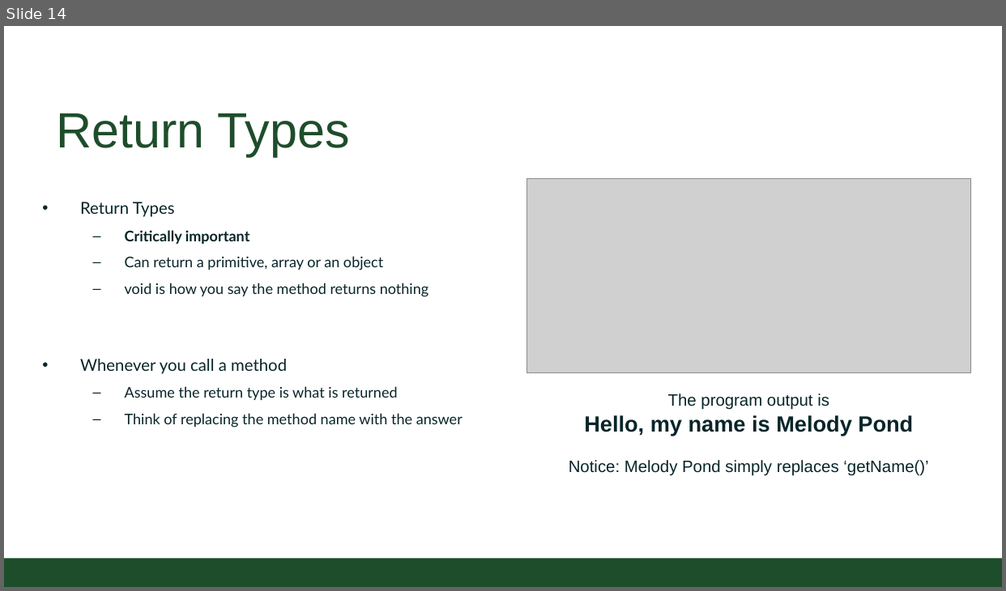
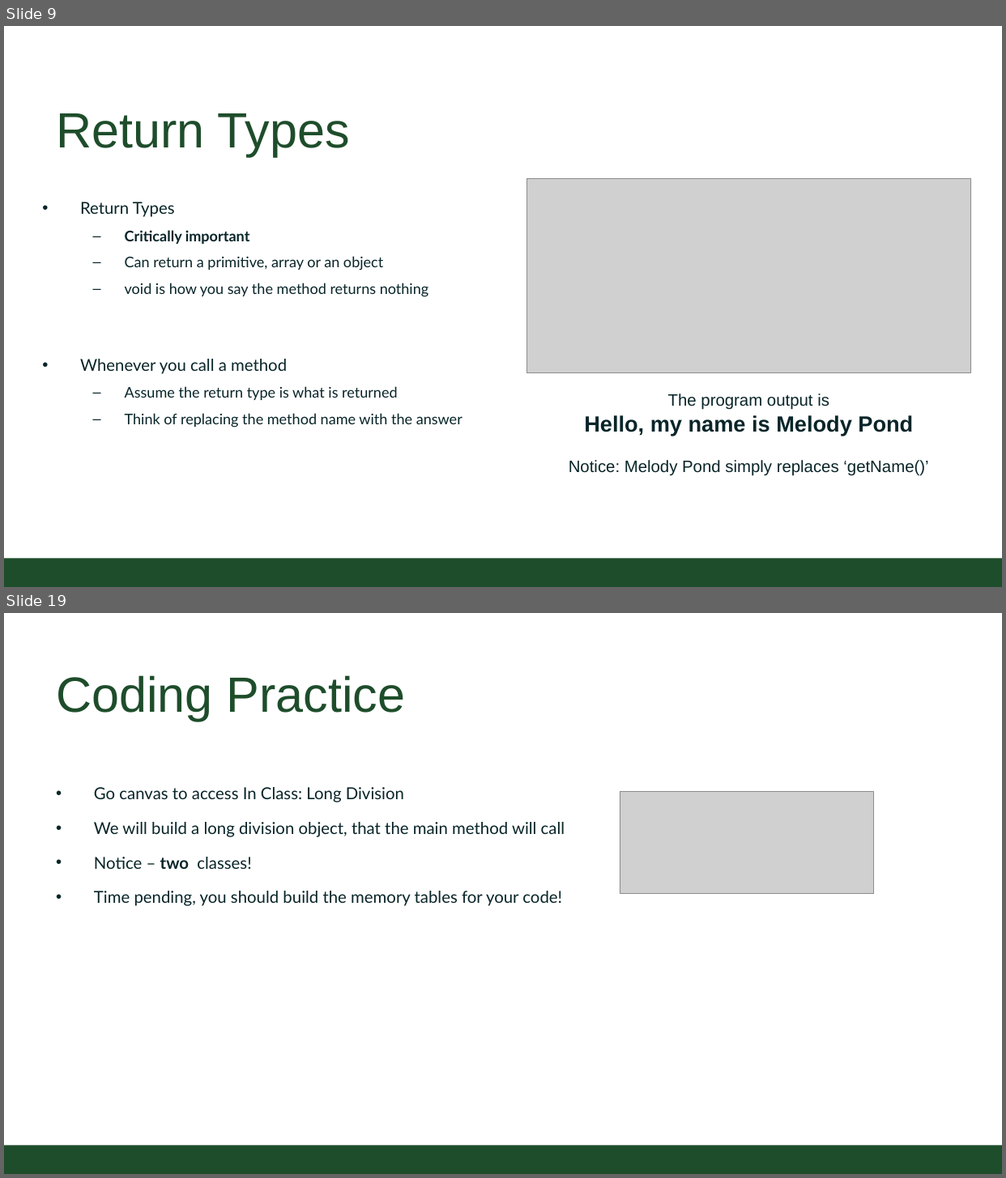
Before and after one commit to CSU-CompSci-CS163-4/Handouts, a slide deck: slides/On-Campus/02_02_ObjectsMethods.pptx. Shown one above the other, each under a label of ours: slide 14 before the commit, slides 9 and 19 after it; the slides between them are not shown. The pictures are 1006x591 and 1006x1178 pixels, drawn with LibreOffice and Linux fonts; fonts in the diff are those of the drawing; grey boxes stand for pictures; background and template pictures are left out. Boxes give left, top, right and bottom in pixels: in the first picture for what was removed or moved away, otherwise in the second. Text is boxed around its words. In the diff, an @@ line names an element or a change of style, - is before the commit and + after.

```diff
--- a/slides/On-Campus/02_02_ObjectsMethods.pptx
+++ b/slides/On-Campus/02_02_ObjectsMethods.pptx
@@ slide 19 added at (4, 613, 1002, 1174), background #FFFFFF; not listed: 1 template element that a slide beside it also shows @@
@@ title added at (56, 675, 406, 721), 54 pt, text #1E4D2B @@
+Coding Practice
@@ text added at (94, 787, 565, 906), 18 pt, text #092529 @@
+• Go canvas to access In Class: Long Division
+• We will build a long division object, that the main method will call
+• Notice – two classes!
+• Time pending, you should build the memory tables for your code!
@@ picture added at (620, 791, 873, 894) @@
@@ what was slide 14 is now slide 9 @@
```
Also in this commit, not shown: 11 slides changed, 13 other slides added, 2 slides removed, 4 other files.
